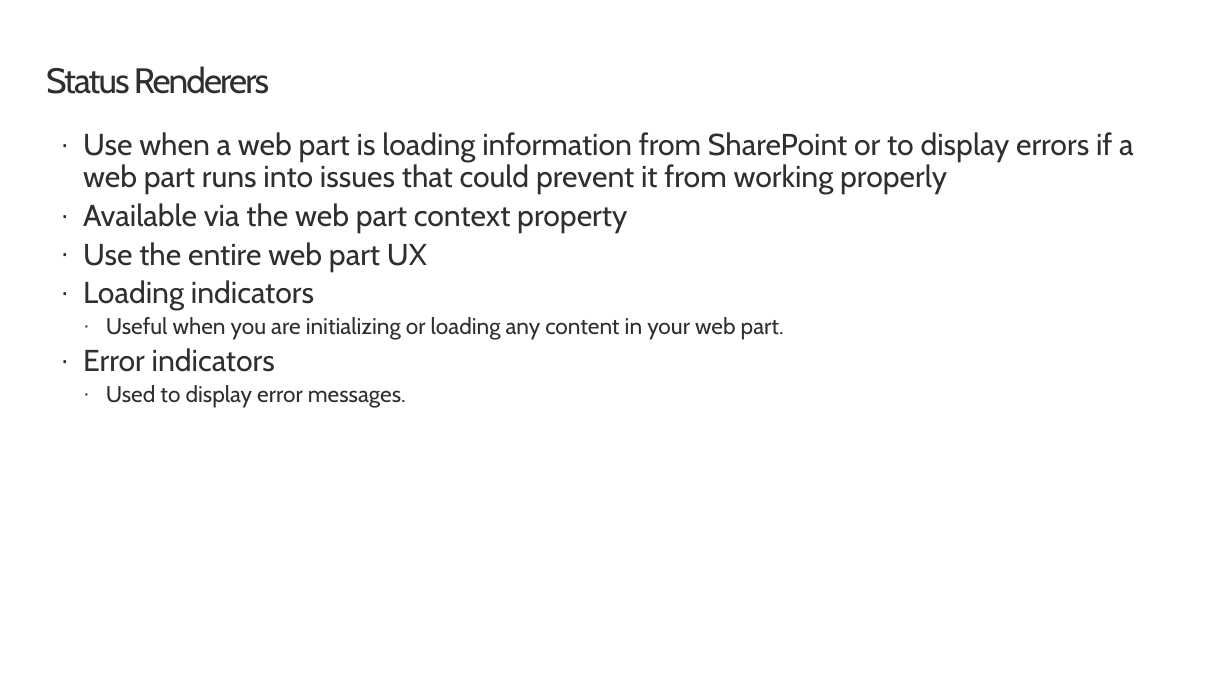
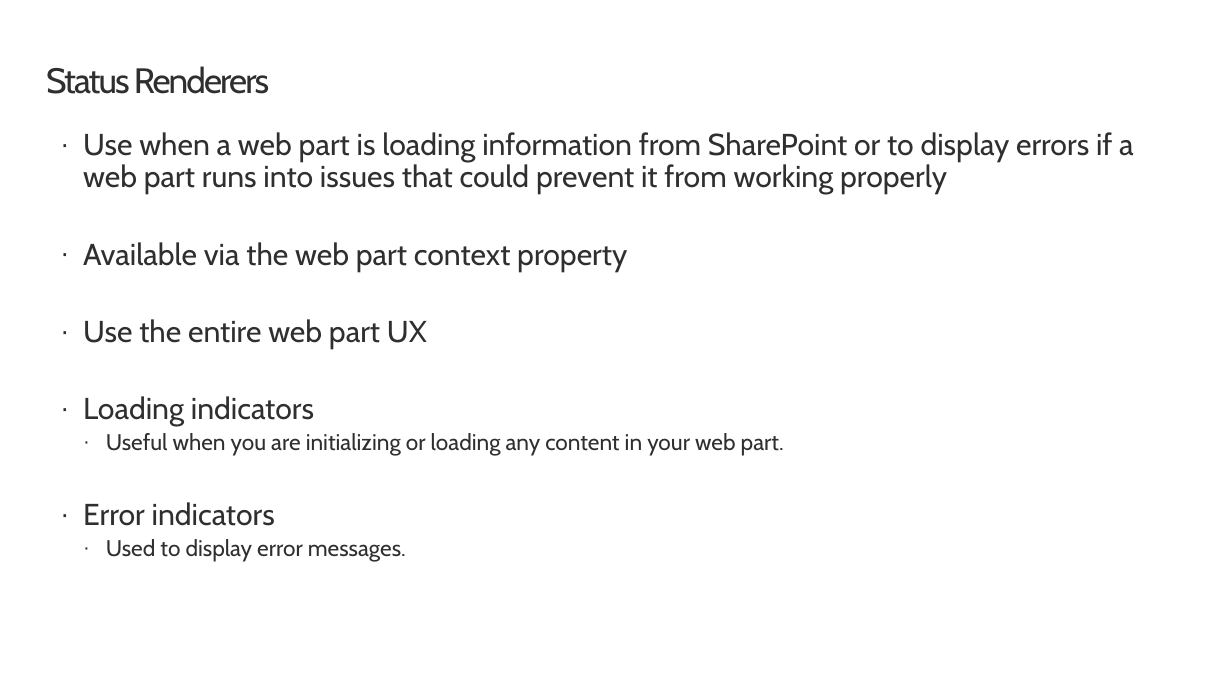
Before and after one commit to renahorton218/SharePoint-spfx-web-parts, a slide deck: slide 4 of 03-spfxapi.pptx. Drawn at 1232x693 pixels with LibreOffice and Linux fonts; fonts in the diff are those of the drawing; background and template pictures are left out. Boxes give left, top, right and bottom in pixels: in the first picture for what was removed or moved away, otherwise in the second. Text is boxed around its words. In the diff, an @@ line names an element or a change of style, - is before the commit and + after.

Commit message:
FY2020Q3 content refresh & port module to MS Learn

```diff
--- a/03-spfxapi.pptx
+++ b/03-spfxapi.pptx
@@ text "Use when a web part ..." rewrapped from [83,132,1133,408] to [83,132,1133,562] @@
```
Also in this commit, not shown: 5 other slides changed, 39 other files.
